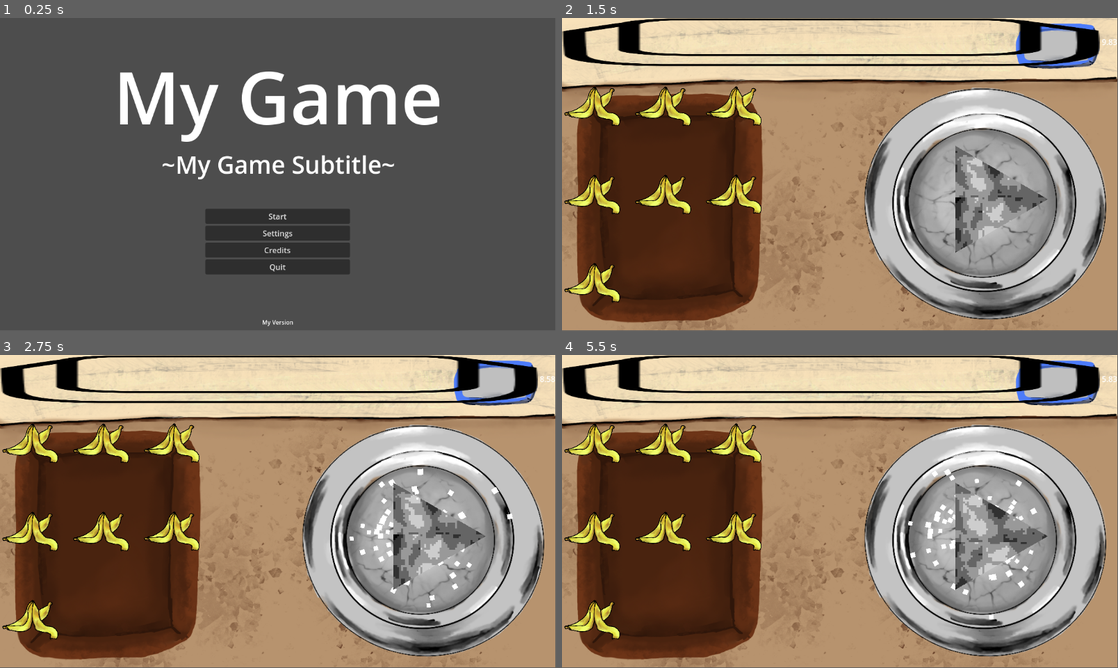
Above: before the commit, frames 1-4 (two rows, left to right).
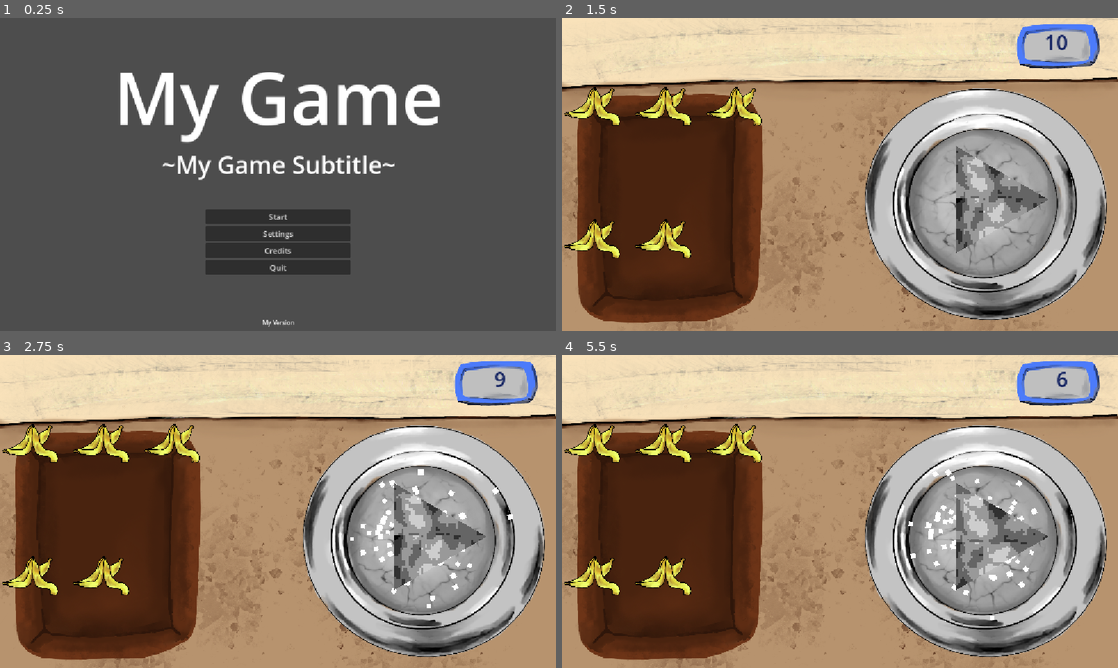
Above: after the commit, the same moments.

Repository: KIT-GameJam/Firework-Craft
Game: Godot game, scene res://gamemanager/gamemanager.tscn
The game is run twice, just before and just after one commit, with the same random seed, the same clock (stepped at 60 frames per second) and the same inputs.
Inputs (mouse positions are in pixels of both pictures, inside the frame that each line leads up to):
- Up to frame 1 (0.25 s): no input
- Up to frame 2 (1.5 s): click "Start" at 0.5 s; click "Continue" at 1.25 s
- Up to frame 3 (2.75 s): tap Enter at 2 s; move the mouse to (400, 495) at 2.02 s; hold D (move_right) from 2.03 s (still down); click (400, 495) at 2.17 s
- Up to frame 4 (5.5 s): release D (move_right) at 2.75 s; drag from (728, 527) to (812, 574) at 2.77 s; move the mouse to (895, 442) at 3.52 s; hold D (move_right) 3.53-4.25 s; drag from (812, 574) to (673, 464) at 4.27 s; move the mouse to (1006, 558) at 5.02 s; hold A (move_left) from 5.03 s (still down)
In our replay, the window is 799x449 before the commit and 800x450 after it. These sizes can differ from the game's own. Grey fills any space a smaller window leaves; there, only what the larger window draws over its background counts as a difference.

The runs differ from the first frame. In frame 1, 1.8% of the frame differs, in the area x 21-80%, y 17-99%; in frame 2, 11%; in frame 3, 11%; in frame 4, 11%, in the area x 0-100%, y 0-100%.

Commit message:
Improve Main Level Item alignment

Diff:
--- a/levels/main_level.gd
+++ b/levels/main_level.gd
@@ -16,7 +16,7 @@
 	%Timer.start(daylength)
 
 func _process(_delta: float) -> void:
-	%TimerLabel.text = str(snapped(%Timer.time_left,0.01))
+	%TimerLabel.text = str(snapped(%Timer.time_left,1))
 
 func _day_over() -> void:
 	day_over.emit()
--- a/levels/main_level.tscn
+++ b/levels/main_level.tscn
@@ -1,10 +1,16 @@
-[gd_scene load_steps=7 format=3 uid="uid://cyfvcuxi210mg"]
+[gd_scene load_steps=9 format=3 uid="uid://cyfvcuxi210mg"]
 
 [ext_resource type="Script" uid="uid://23td8m5q5kxt" path="res://levels/main_level.gd" id="1_ilwad"]
-[ext_resource type="Texture2D" uid="uid://bugrq8paq2d7t" path="res://textures/Keycap.svg" id="2_55n5f"]
+[ext_resource type="Theme" uid="uid://hheneshfv1b2" path="res://ui/themes/your_theme.tres" id="1_yb8kn"]
 [ext_resource type="Texture2D" uid="uid://dql4xoxu7o26a" path="res://textures/counter.png" id="2_yb8kn"]
 [ext_resource type="PackedScene" uid="uid://bhnbko3x404ly" path="res://entities/Ingredients/banana_ingredient.tscn" id="3_wg11f"]
 [ext_resource type="PackedScene" uid="uid://c03f4e3i006pp" path="res://entities/flask/flask.tscn" id="4_55n5f"]
+
+[sub_resource type="StyleBoxEmpty" id="StyleBoxEmpty_43k3a"]
+
+[sub_resource type="LabelSettings" id="LabelSettings_ttu8v"]
+font_size = 42
+font_color = Color(0.06963961, 0.12961286, 0.3778041, 1)
 
 [sub_resource type="StyleBoxEmpty" id="StyleBoxEmpty_yb8kn"]
 
@@ -17,6 +23,7 @@
 grow_vertical = 2
 size_flags_horizontal = 3
 size_flags_vertical = 3
+theme = ExtResource("1_yb8kn")
 script = ExtResource("1_ilwad")
 
 [node name="TextureRect" type="TextureRect" parent="."]
@@ -44,17 +51,27 @@
 [node name="HBoxContainer" type="HBoxContainer" parent="VBoxContainer"]
 layout_mode = 2
 
-[node name="TextureRect" type="TextureRect" parent="VBoxContainer/HBoxContainer"]
-custom_minimum_size = Vector2(0, 100)
+[node name="Requests" type="HBoxContainer" parent="VBoxContainer/HBoxContainer"]
 layout_mode = 2
 size_flags_horizontal = 3
-texture = ExtResource("2_55n5f")
-expand_mode = 1
+
+[node name="VSeparator2" type="VSeparator" parent="VBoxContainer/HBoxContainer"]
+layout_mode = 2
+theme_override_constants/separation = 76
+theme_override_styles/separator = SubResource("StyleBoxEmpty_43k3a")
 
 [node name="TimerLabel" type="Label" parent="VBoxContainer/HBoxContainer"]
 unique_name_in_owner = true
+custom_minimum_size = Vector2(0, 100)
 layout_mode = 2
-text = "Timer"
+text = "X"
+label_settings = SubResource("LabelSettings_ttu8v")
+vertical_alignment = 1
+
+[node name="VSeparator" type="VSeparator" parent="VBoxContainer/HBoxContainer"]
+layout_mode = 2
+theme_override_constants/separation = 100
+theme_override_styles/separator = SubResource("StyleBoxEmpty_43k3a")
 
 [node name="HBoxContainer2" type="HBoxContainer" parent="VBoxContainer"]
 layout_mode = 2
@@ -68,9 +85,11 @@
 columns = 3
 
 [node name="AbstractResourceObject11" parent="VBoxContainer/HBoxContainer2/IngredientTable" instance=ExtResource("3_wg11f")]
+visible = false
 layout_mode = 2
 
 [node name="AbstractResourceObject12" parent="VBoxContainer/HBoxContainer2/IngredientTable" instance=ExtResource("3_wg11f")]
+visible = false
 layout_mode = 2
 
 [node name="AbstractResourceObject13" parent="VBoxContainer/HBoxContainer2/IngredientTable" instance=ExtResource("3_wg11f")]
--- a/project.godot
+++ b/project.godot
@@ -21,6 +21,10 @@
 DebugGlobal="*res://autoloads/debug_global.gd"
 Global="*res://autoloads/global.gd"
 Settings="*res://autoloads/settings/settings.gd"
+
+[display]
+
+window/stretch/mode="canvas_items"
 
 [input]
 
